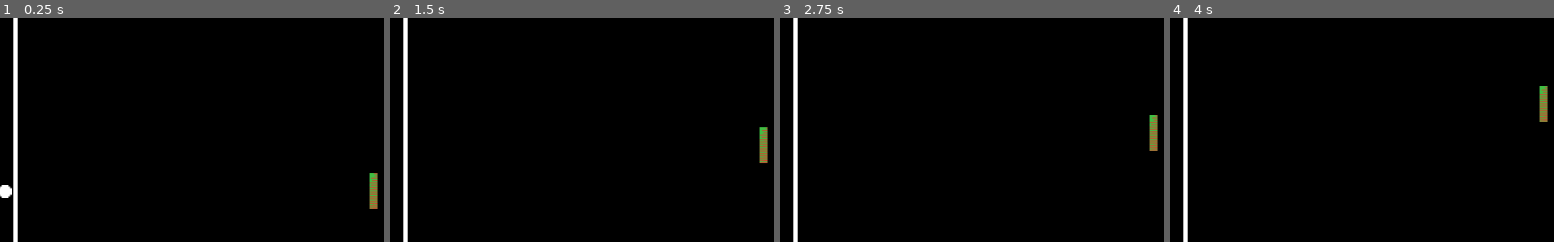
Above: before the commit, frames 1-4 (left to right).
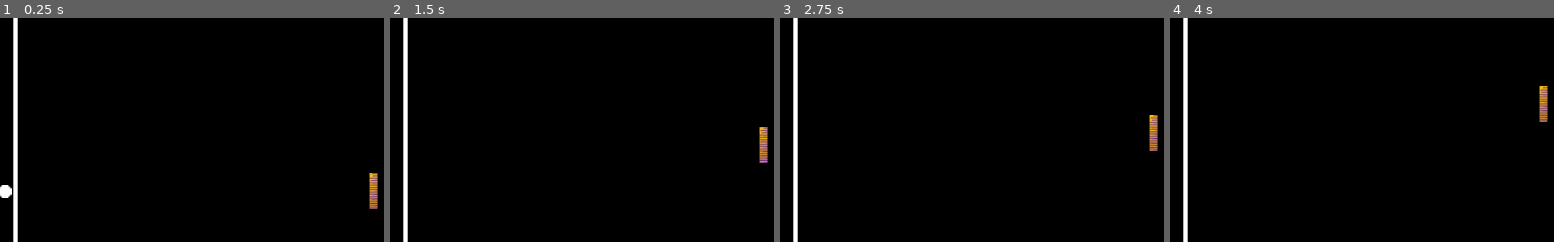
Above: after the commit, the same moments.

Repository: Christer-Bjoerk/godot-pong
Game: Godot game, scene res://scenes/main.tscn
Same seed, same stepped clock (60 frames per second), same inputs: the game is played once before the commit and once after it.
Inputs:
- Up to frame 1 (0.25 s): no input
- Up to frame 2 (1.5 s): hold W (up_wasd) 0.53-1.28 s; hold S (down_wasd) from 1.28 s (still down)
- Up to frame 3 (2.75 s): release S (down_wasd) at 2.03 s; hold W (up_wasd) from 2.03 s (still down)
- Up to frame 4 (4 s): release W (up_wasd) at 3.53 s; hold S (down_wasd) from 3.53 s (still down)
The pictures show only the part of the screen within x 50-100%, y 11-61%; the shares and areas given below are measured in that part.

The runs differ from the first frame. In frame 1, 0.3% of the frame differs, in the area x 96-99%, y 69-86%; in frame 2, 0.3%; in frame 3, 0.3%; in frame 4, 0.3%, in the area x 96-99%, y 30-47%.

Commit message:
Gameplay
Ball resets its position upon touching a wall

Diff:
--- a/scenes/main.tscn
+++ b/scenes/main.tscn
@@ -1,10 +1,12 @@
-[gd_scene load_steps=11 format=3 uid="uid://ceu771rqxpk0b"]
+[gd_scene load_steps=13 format=3 uid="uid://ceu771rqxpk0b"]
 
 [ext_resource type="Texture2D" uid="uid://cl246oxi0sqft" path="res://assets/sprite/player1.png" id="1_0wfyh"]
 [ext_resource type="Texture2D" uid="uid://mndgd3iin5lq" path="res://assets/sprite/Seperator.png" id="1_o5qli"]
 [ext_resource type="Script" uid="uid://bo1r0t47woxlv" path="res://script/player.gd" id="2_jyhfs"]
+[ext_resource type="Texture2D" uid="uid://d0wi8hj7dfxh2" path="res://assets/sprite/player2.png" id="2_sugp2"]
 [ext_resource type="Script" uid="uid://blyvril2t70ci" path="res://script/ball.gd" id="3_tbgi4"]
 [ext_resource type="Texture2D" uid="uid://cmw6pon33xo46" path="res://assets/sprite/pong_ball.png" id="5_tbgi4"]
+[ext_resource type="Script" uid="uid://q22n5lejwutn" path="res://script/wall.gd" id="5_tefeu"]
 
 [sub_resource type="RectangleShape2D" id="RectangleShape2D_sugp2"]
 size = Vector2(20, 90)
@@ -48,7 +50,7 @@
 
 [node name="Player2" type="Sprite2D" parent="Right"]
 scale = Vector2(0.15, 0.337)
-texture = ExtResource("1_0wfyh")
+texture = ExtResource("2_sugp2")
 
 [node name="CollisionShape2D" type="CollisionShape2D" parent="Right"]
 position = Vector2(0, 1)
@@ -74,6 +76,7 @@
 shape = SubResource("RectangleShape2D_sgp6g")
 
 [node name="LeftWall" type="Area2D" parent="."]
+script = ExtResource("5_tefeu")
 
 [node name="LeftWallCollision" type="CollisionShape2D" parent="LeftWall"]
 position = Vector2(-64, 543.75)
@@ -96,3 +99,5 @@
 position = Vector2(960, 539)
 scale = Vector2(1, 4.21875)
 texture = ExtResource("1_o5qli")
+
+[connection signal="area_entered" from="LeftWall" to="LeftWall" method="_on_wall_area_entered"]
--- a/script/ball.gd
+++ b/script/ball.gd
@@ -11,3 +11,8 @@
 func _process(delta: float) -> void:
 	speed += delta * 2
 	position += speed * delta * direction
+
+func reset():
+	direction = Vector2.LEFT
+	position = start_pos
+	speed = default_speed
--- /dev/null
+++ b/script/wall.gd
@@ -0,0 +1,6 @@
+extends Area2D
+
+
+func _on_wall_area_entered(area: Area2D) -> void:
+	if area.name == "Ball":
+		area.reset()
Not shown, added: script/wall.gd.uid
